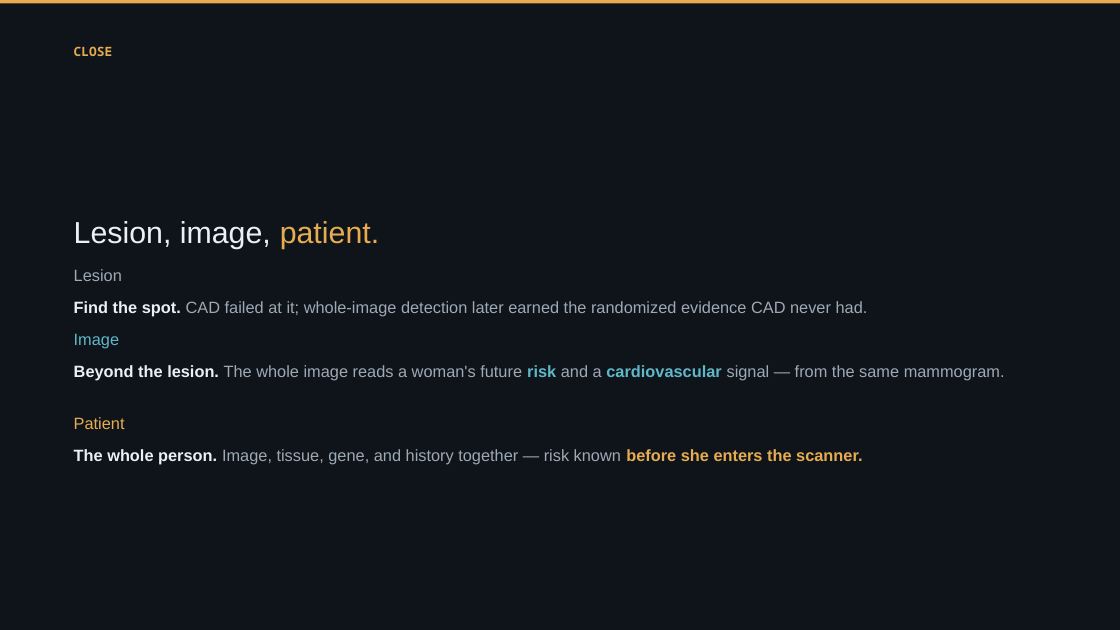
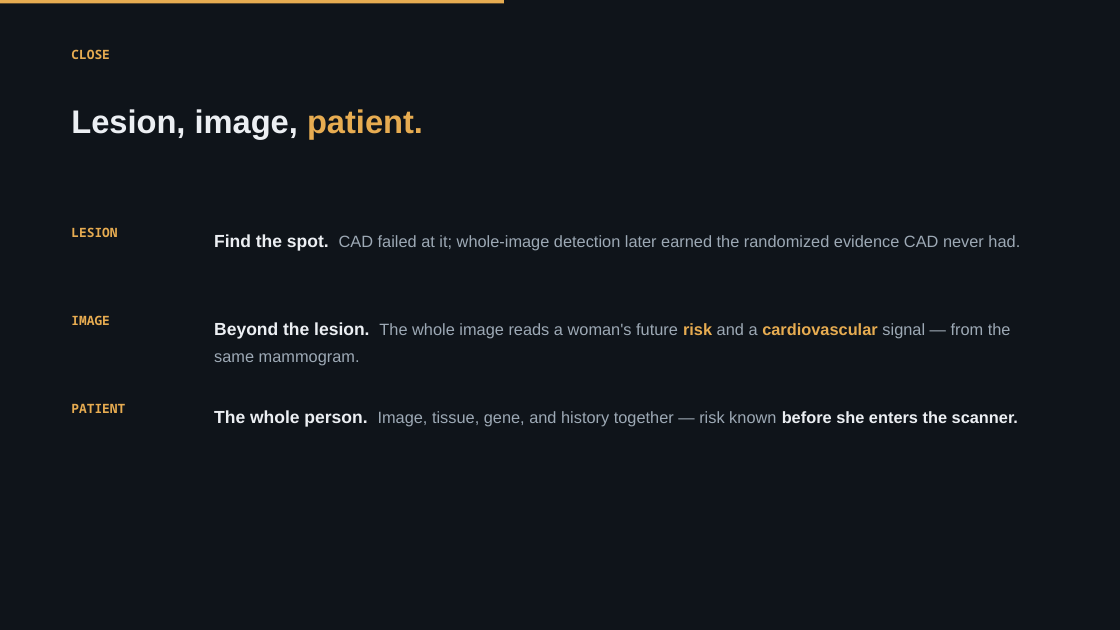
Before and after one commit to Emory-HITI/Mammo, a slide deck: slide 2 of keynote-iwbi-2026/pptx/sections/IWBI2026_Trivedi_07_close.pptx. Drawn at 1120x630 pixels with LibreOffice and Linux fonts; fonts in the diff are those of the drawing; background and template pictures are left out. Boxes give left, top, right and bottom in pixels: in the first picture for what was removed or moved away, otherwise in the second. Text is boxed around its words. In the diff, an @@ line names an element or a change of style, - is before the commit and + after.

```diff
--- a/keynote-iwbi-2026/pptx/sections/IWBI2026_Trivedi_07_close.pptx
+++ b/keynote-iwbi-2026/pptx/sections/IWBI2026_Trivedi_07_close.pptx
@@ rectangle resized from (x1=0, y1=0, x2=1120, y2=3) to (x1=0, y1=0, x2=504, y2=3) @@
@@ text "CLOSE" at (x1=71, y1=49, x2=110, y2=59): line spacing 1.28 to 1; less space between paragraphs @@
@@ text "Lesion, image, patient." moved from (x1=74, y1=221, x2=379, y2=249) to (x1=71, y1=109, x2=423, y2=139) @@
@@ text "Lesion, image, patient." at (x1=71, y1=109, x2=423, y2=139): size 26 to 28 pt, bold on; line spacing 1.06 to 1.1; less space between paragraphs @@
@@ text at (x1=71, y1=227, x2=117, y2=237): text changed; size 14 to 11 pt; font Arial to Noto Sans Mono; text colour #9DA9B5 to #E7AC51; bold on @@
-Lesion
+LESION
@@ text "Find the spot. CAD failed ..." moved from (x1=74, y1=301, x2=868, y2=317) to (x1=214, y1=234, x2=1020, y2=251) @@
@@ text "Find the spot. CAD failed ..." at (x1=214, y1=234, x2=1020, y2=251): size 14 to 15 pt in "Find the spot."; line spacing 1.28 to 1.35; less space between paragraphs @@
@@ text at (x1=71, y1=315, x2=110, y2=325): text changed; size 14 to 11 pt; font Arial to Noto Sans Mono; text colour #5FB7C9 to #E7AC51; bold on @@
-Image
+IMAGE
@@ text "Beyond the lesion. The whole ..." moved from (x1=74, y1=365, x2=1005, y2=380) to (x1=214, y1=322, x2=1011, y2=366) @@
@@ text "Beyond the lesion. The whole ..." at (x1=214, y1=322, x2=1011, y2=366): size 14 to 15 pt in "Beyond the lesion."; text colour #5FB7C9 to #E7AC51 in "risk cardiovascular"; line spacing 1.28 to 1.35; less space between paragraphs @@
@@ text at (x1=71, y1=403, x2=125, y2=413): text changed; size 14 to 11 pt; font Arial to Noto Sans Mono; bold on @@
-Patient
+PATIENT
@@ text "The whole person. Image, tissue, ..." moved from (x1=74, y1=449, x2=862, y2=465) to (x1=214, y1=410, x2=1018, y2=427) @@
@@ text "The whole person. Image, tissue, ..." at (x1=214, y1=410, x2=1018, y2=427): size 14 to 15 pt in "The whole person."; text colour #E7AC51 to #ECEFF3 in "before she enters the scanner."; line spacing 1.28 to 1.35; less space between paragraphs @@
```
Also in this commit, not shown: 4 other slides changed, 3 other files.
